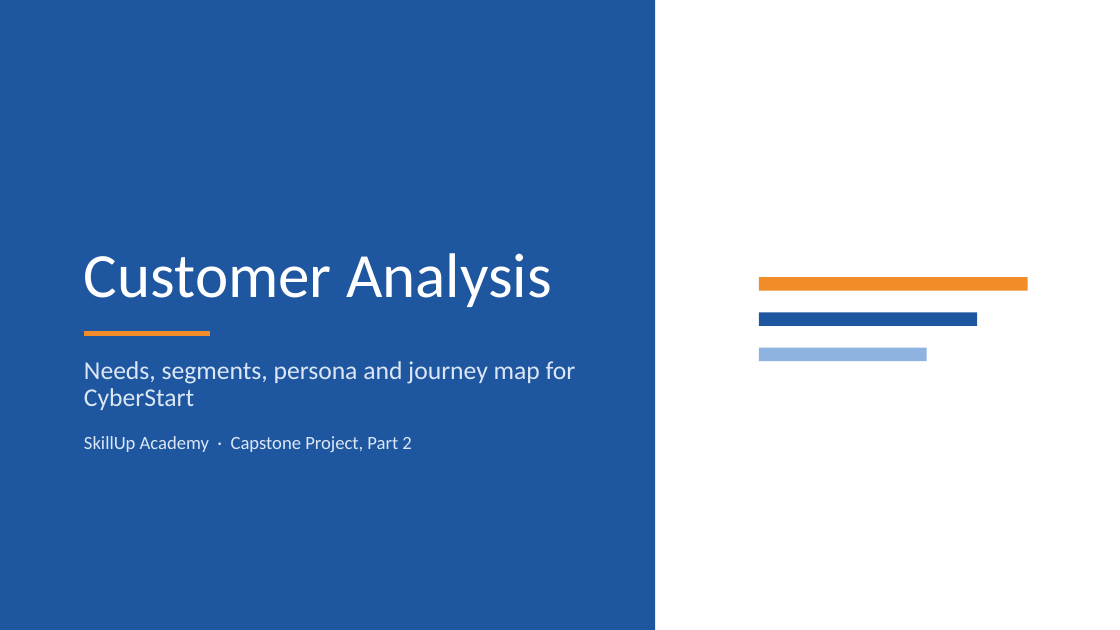
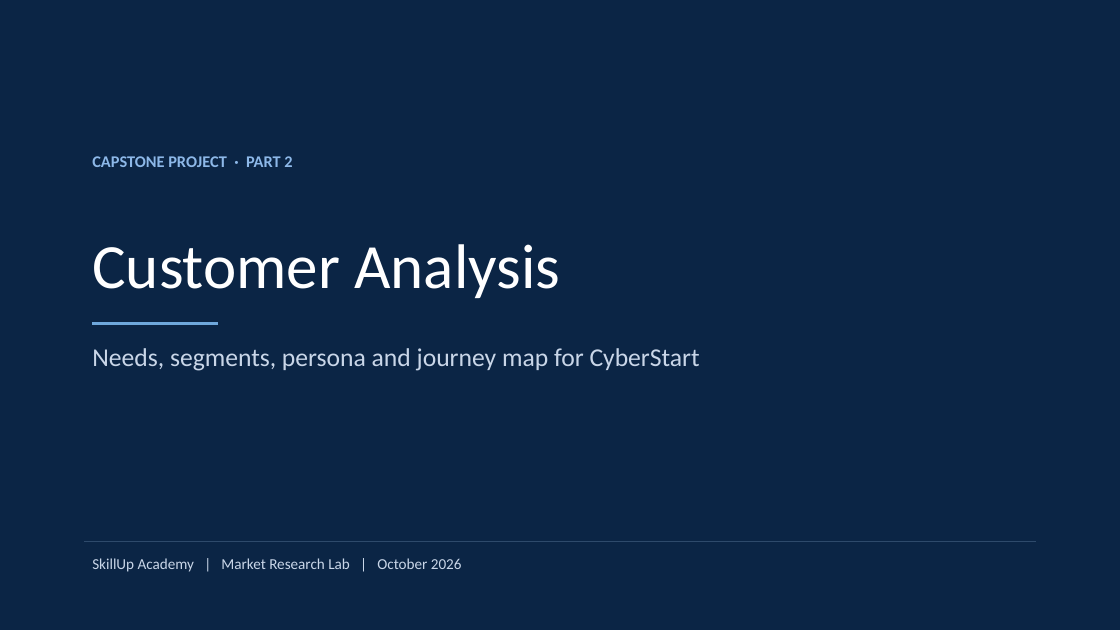
Before and after one commit to BadboyVee/BlackHoleeee, a slide deck: slide 1 of capstone/Customer_Analysis.pptx. Drawn at 1120x630 pixels with LibreOffice and Linux fonts; fonts in the diff are those of the drawing. Boxes give left, top, right and bottom in pixels: in the first picture for what was removed or moved away, otherwise in the second. Text is boxed around its words. In the diff, an @@ line names an element or a change of style, - is before the commit and + after.

```diff
--- a/capstone/Customer_Analysis.pptx
+++ b/capstone/Customer_Analysis.pptx
@@ background #FFFFFF to #0B2545 @@
@@ rectangle removed at [0,0,655,630] @@
@@ text added at [92,156,292,167], 14 pt, text #8DB8E8, bold @@
+CAPSTONE PROJECT · PART 2
@@ title "Customer Analysis": place and size @@
-title "Customer Analysis" at [84,253,552,307]
+title "Customer Analysis" at [92,244,560,298]
@@ rectangle removed at [759,277,1028,291] @@
@@ line moved from (84, 334) - (210, 334) to (92, 323) - (218, 323) @@
@@ line (92, 323) - (218, 323): stroke #F28C28 4 pt to #6FA8DC 2.5 pt @@
@@ rectangle removed at [759,313,977,326] @@
@@ subtitle "Needs, segments, persona and journey ...": place and size @@
-subtitle "Needs, segments, persona and journey ..." at [84,361,576,452]
+subtitle "Needs, segments, persona and journey ..." at [92,348,700,371]
@@ subtitle "Needs, segments, persona and journey ..." at [92,348,700,371]: text colour #DCE7F5 to #C9D6E8; less space between paragraphs @@
@@ rectangle removed at [759,348,927,361] @@
@@ subtitle at [84,436,411,452]: paragraph removed @@
-SkillUp Academy · Capstone Project, Part 2
@@ line added from (84, 542) to (1036, 542), #2E4A6B 1 pt @@
@@ text added at [92,558,462,572], 13 pt, text #C9D6E8 @@
+SkillUp Academy | Market Research Lab | October 2026
```
Also in this commit, not shown: 15 other slides changed, 7 other files.
